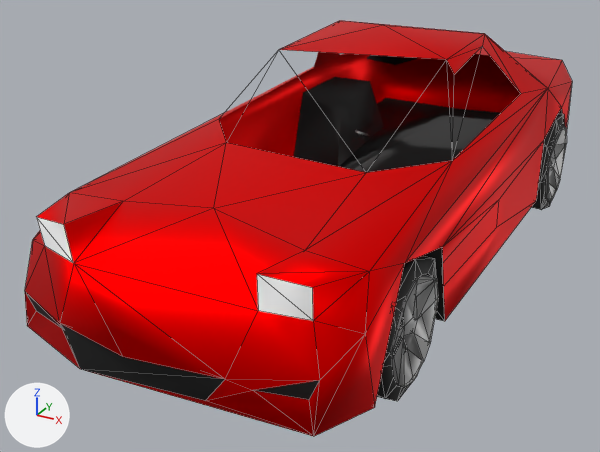
A saved change to the OBJ model assets/mazda_rx7_low.obj.
Both versions are drawn from a camera (50 mm lens) standing at (1.94, -4.27, 2.17) and looking at (-0.22, -0.34, 0.21). Every picture has the same lights, and +X, +Y and +Z are marked at lower left. Mesh edges are drawn as thin lines. Where no turn or scale is listed for an object, it has been applied to the vertices.

Before the edit, the objects in view are built like this:
```python
mat_frontlights = principled_material('FrontLights')
mat_frontlights.base_color = (0.8, 0.8, 0.8)  # white #e7e7e7
me_bl_wheel = bpy.data.meshes.new('BL_Wheel')
me_bl_wheel.from_pydata(...)  # 74 vertices, 94 faces; spans x 0.646..0.912, y 0.819..1.479, z -0.006..0.65
# faces by material slot: [44, 50]
me_bl_wheel.materials.append(mat_plastic)  # black #000000
me_bl_wheel.materials.append(mat_rims)  # grey #afafaf
me_fl_wheel = bpy.data.meshes.new('FL_Wheel')
me_fl_wheel.from_pydata(...)  # 74 vertices, 94 faces; spans x 0.621..0.886, y -1.637..-0.98, z 0.015..0.652
# faces by material slot: [46, 48]
me_fl_wheel.materials.append(mat_plastic)  # black #000000
me_fl_wheel.materials.append(mat_rims)  # grey #afafaf
me_rx_7 = bpy.data.meshes.new('RX-7')
me_rx_7.from_pydata(...)  # 119 vertices, 173 faces; spans x -0.89..0.89, y -2.17..2.17, z 0.17..1.28
# faces by material slot: [106, 12, 36, 4, 15]
me_rx_7.materials.append(mat_carpaint)  # red #ff0000
me_rx_7.materials.append(mat_window)  # black #000000
me_rx_7.materials.append(mat_plastic)  # black #000000
me_rx_7.materials.append(mat_frontlights)  # white #e7e7e7
me_rx_7.materials.append(mat_rims)  # grey #afafaf
ob_bl_wheel = bpy.data.objects.new('BL_Wheel', me_bl_wheel)
ob_bl_wheel.location = (0.0, 0.0, 0.0)
ob_fl_wheel = bpy.data.objects.new('FL_Wheel', me_fl_wheel)
ob_fl_wheel.location = (0.0, 0.0, 0.0)
ob_rx_7 = bpy.data.objects.new('RX-7', me_rx_7)
ob_rx_7.location = (0.0, 0.0, 0.0)
```
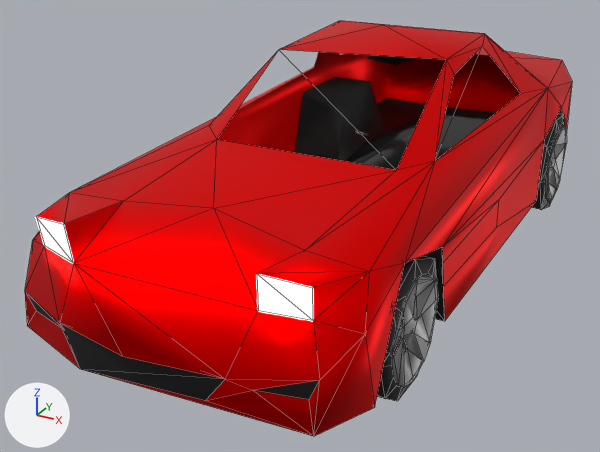
Changed parts and their boxes [x1, y1, x2, y2] in the pictures (600 x 452 px; the box of a moved part takes in the faces that stretch with it):
```json
{"object": "RX-7", "change": "surface changed, reshaped", "before": [25, 20, 572, 436], "after": [25, 20, 572, 436]}
{"part": 1, "of": "me_rx_7", "change": "moved or reshaped", "before": [70, 47, 547, 271], "after": [70, 47, 547, 271]}
```

Scene script edits in JSON lines:
```json
{"op": "add", "block": "mat_frontlights", "code": "mat_frontlights.emission_strength = 100.0"}
{"block": "me_rx_7", "where": "me_rx_7.from_pydata(...)  # 119 vertices, 173 faces; spans x -0.89..0.89, y -2.17..2.17, z 0.17..1.28"}
{"block": "me_rx_7", "where": "# used by ob_rx_7; location = (0.0, 0.0, 0.0)"}
{"block": "me_rx_7", "change": "me_rx_7 part 1"}
{"op": "set", "path": "me_rx_7.vertices[2].co", "old": "(0.71, -0.47, 0.81)", "new": "(0.64, -0.52, 0.81)", "note": "pixel (452, 160) -> pixel (434, 161)"}
{"op": "set", "path": "me_rx_7.vertices[29].co", "old": "(0.4, -0.82, 0.8)", "new": "(0.51, -0.71, 0.8)", "note": "pixel (366, 172) -> pixel (396, 170)"}
{"op": "set", "path": "me_rx_7.vertices[57].co", "old": "(-0.71, -0.42, 0.81)", "new": "(-0.69, -0.56, 0.81)", "note": "pixel (218, 119) -> pixel (208, 125)"}
{"op": "set", "path": "me_rx_7.vertices[79].co", "old": "(-0.45, -0.74, 0.8)", "new": "(-0.52, -0.73, 0.8)", "note": "pixel (226, 142) -> pixel (216, 139)"}
```
